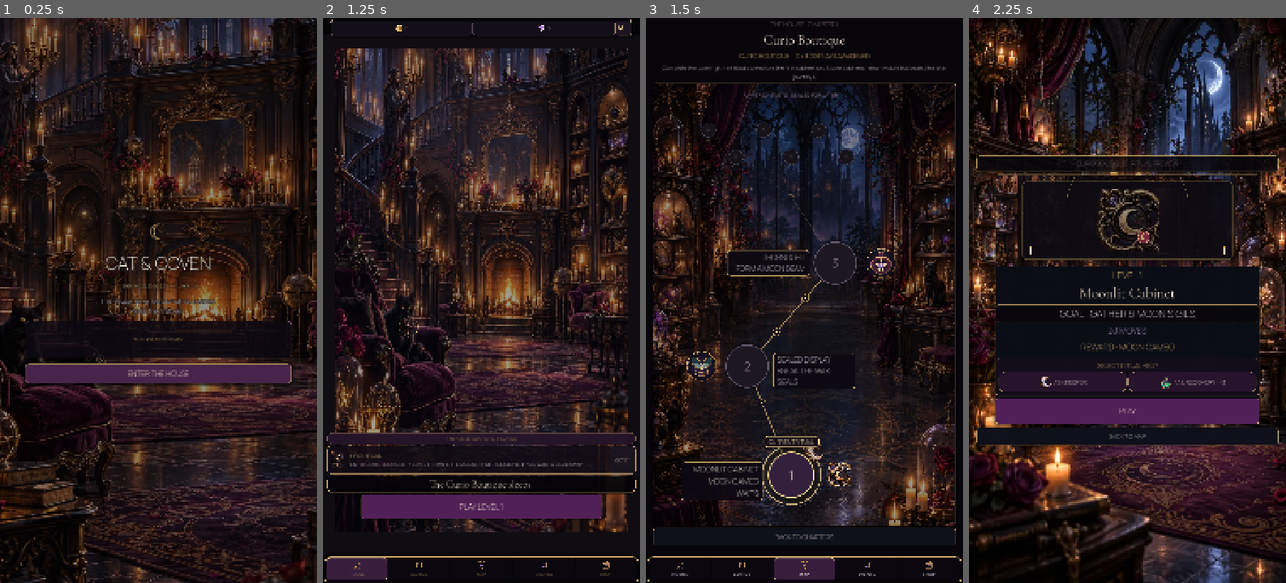
Above: before the commit, frames 1-4 (left to right).
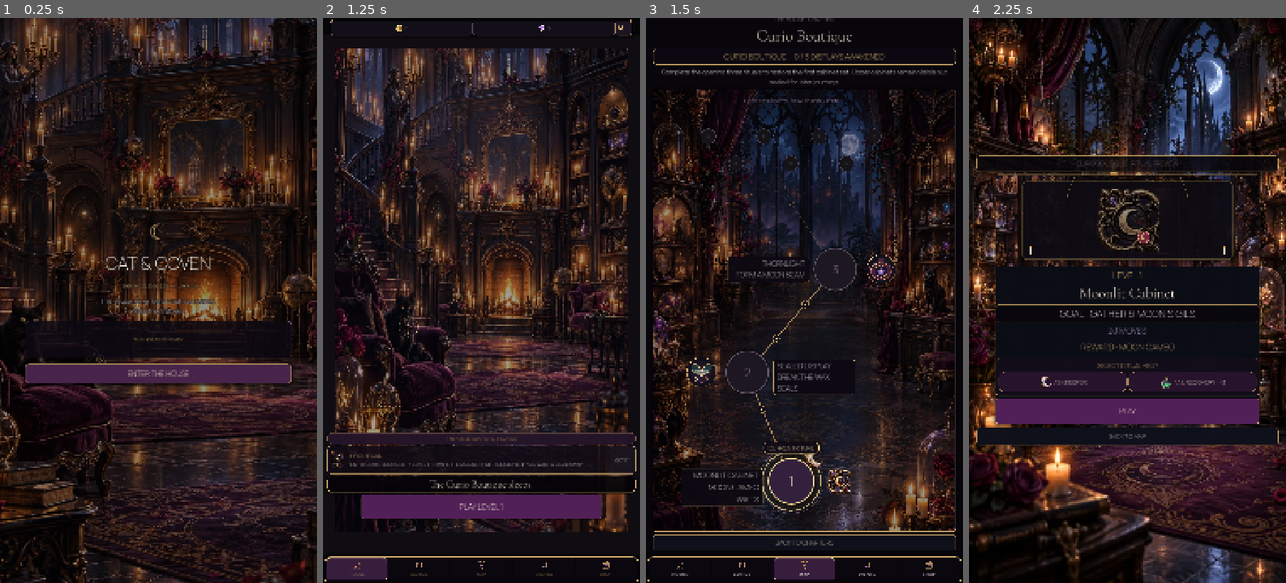
Above: after the commit, the same moments.

Repository: Jay-prodesign/akilta-match3
Game: Godot game, scene res://src/app/app_bootstrap.tscn
Same seed, same stepped clock (60 frames per second), same inputs: the game is played once before the commit and once after it.
Inputs:
- Up to frame 1 (0.25 s): no input
- Up to frame 2 (1.25 s): click "ENTER THE HOUSE" at 0.5 s
- Up to frame 3 (1.5 s): click "PLAY LEVEL 1" at 1.25 s
- Up to frame 4 (2.25 s): click "1" at 2 s

Frames 1-2 are identical in both runs. In frame 3, 22% of the frame differs, in the area x 2-98%, y 0-94%; in frame 4, nothing differs.

Commit message:
Strengthen North Star chapter-route hierarchy

Diff:
--- a/src/ui/map/chapter_map.tscn
+++ b/src/ui/map/chapter_map.tscn
@@ -92,7 +92,7 @@
 theme_override_colors/font_color = Color(0.84, 0.73, 0.66, 1)
 theme_override_colors/font_outline_color = Color(0.03, 0.02, 0.04, 0.9)
 theme_override_constants/outline_size = 3
-theme_override_font_sizes/font_size = 22
+theme_override_font_sizes/font_size = 20
 text = "THE HOUSE · CHAPTER I"
 horizontal_alignment = 1
 
@@ -101,27 +101,30 @@
 theme_override_colors/font_color = Color(0.975, 0.91, 0.79, 1)
 theme_override_colors/font_outline_color = Color(0.03, 0.02, 0.04, 0.94)
 theme_override_constants/outline_size = 5
-theme_override_font_sizes/font_size = 46
+theme_override_font_sizes/font_size = 54
 text = "Curio Boutique"
 horizontal_alignment = 1
 
 [node name="Progress" type="Label" parent="Layout"]
+custom_minimum_size = Vector2(0, 54)
 layout_mode = 2
 theme_override_colors/font_color = Color(0.851, 0.71, 0.416, 1)
+theme_override_font_sizes/font_size = 27
+theme_override_styles/normal = SubResource("RouteLabelPlate")
+text = "CURIO BOUTIQUE · 0 / 3 DISPLAYS AWAKENED"
+vertical_alignment = 1
+horizontal_alignment = 1
+
+[node name="Intro" type="Label" parent="Layout"]
+layout_mode = 2
+theme_override_colors/font_color = Color(0.851, 0.804, 0.835, 1)
 theme_override_font_sizes/font_size = 22
-text = "CURIO BOUTIQUE · 0 / 3 DISPLAYS AWAKENED"
-horizontal_alignment = 1
-
-[node name="Intro" type="Label" parent="Layout"]
-layout_mode = 2
-theme_override_colors/font_color = Color(0.851, 0.804, 0.835, 1)
-theme_override_font_sizes/font_size = 19
-text = "Complete the opening three rituals to restore the first cabinet set. Upper cabinets remain visible but sealed for later journeys."
+text = "RESTORE THE OPENING CABINET · FOLLOW THE GOLDEN ROUTE."
 horizontal_alignment = 1
 autowrap_mode = 2
 
 [node name="RoutePanel" type="PanelContainer" parent="Layout"]
-custom_minimum_size = Vector2(0, 1100)
+custom_minimum_size = Vector2(0, 1160)
 layout_mode = 2
 size_flags_vertical = 3
 theme_override_styles/panel = SubResource("Panel")
@@ -373,7 +376,7 @@
 layout_mode = 0
 
 [node name="Back" type="Button" parent="Layout"]
-custom_minimum_size = Vector2(0, 60)
+custom_minimum_size = Vector2(0, 56)
 layout_mode = 2
 theme_override_colors/font_color = Color(0.945, 0.91, 0.866, 1)
 theme_override_font_sizes/font_size = 22
